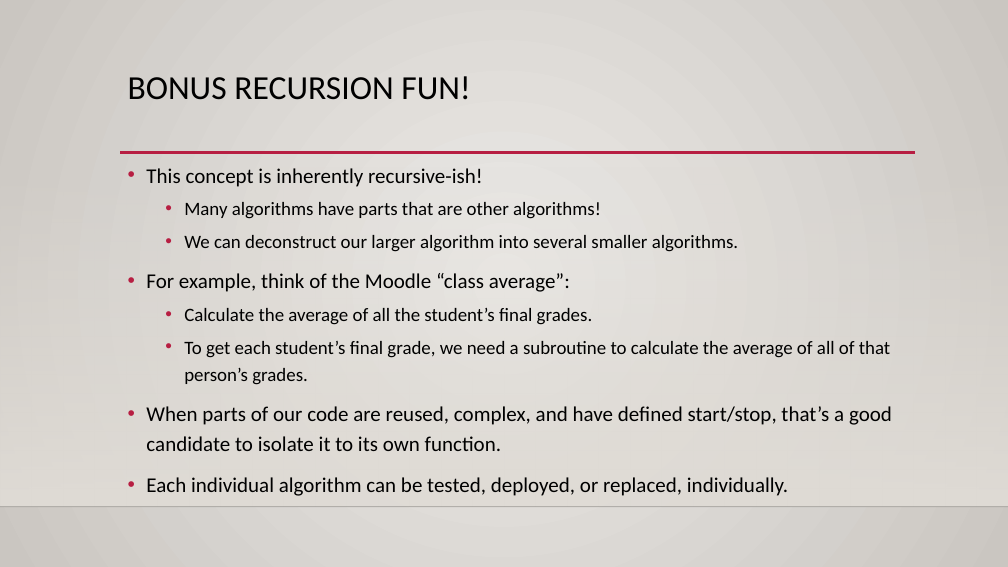
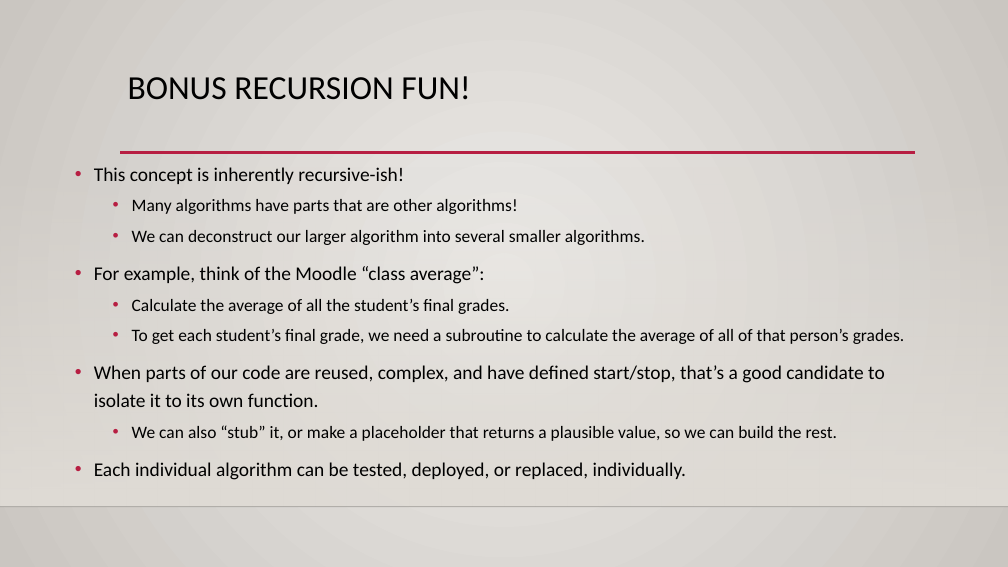
Before and after one commit to okohnkay/Programming_Basics_for_ML, a slide deck: slide 7 of course_material/slides/012_algo_interface_errors.pptx (slide 6 before the commit). Drawn at 1008x567 pixels with LibreOffice and Linux fonts; fonts in the diff are those of the drawing; background and template pictures are left out. Boxes give left, top, right and bottom in pixels: in the first picture for what was removed or moved away, otherwise in the second. Text is boxed around its words. In the diff, an @@ line names an element or a change of style, - is before the commit and + after.

```diff
--- a/course_material/slides/012_algo_interface_errors.pptx
+++ b/course_material/slides/012_algo_interface_errors.pptx
@@ text "This concept is inherently recursive-ish!": place and size @@
-text "This concept is inherently recursive-ish!" at [146, 168, 892, 496]
+text "This concept is inherently recursive-ish!" at [94, 167, 905, 480]
@@ text at [94, 167, 905, 480]: size 20 to 18.5 pt in "This concept is inherently recursive-ish!", "For example, think of the Moodle “class ...", "When parts of our code are reused, ...", "Each individual algorithm can be tested, deployed, ..."; size 18 to 16.6 pt in "Many algorithms have parts that are other ...", "We can deconstruct our larger algorithm into ...", "Calculate the average of all the student’s ...", "To get each student’s final grade, we ..." @@
@@ text at [132, 425, 837, 441]: paragraph added @@
+  • We can also “stub” it, or make a placeholder that returns a plausible value, so we can build the rest.
```
Also in this commit, not shown: 1 other slide changed, 7 slides added, 1 slide removed, 2 other files.
